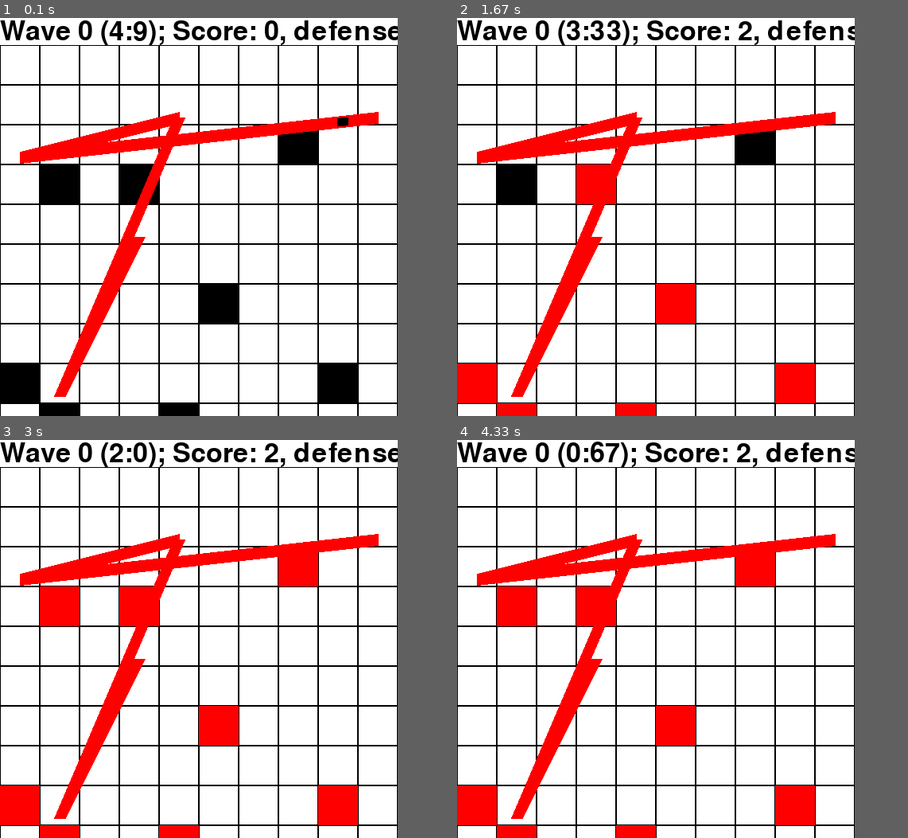
Above: before the commit, frames 1-4 (two rows, left to right).
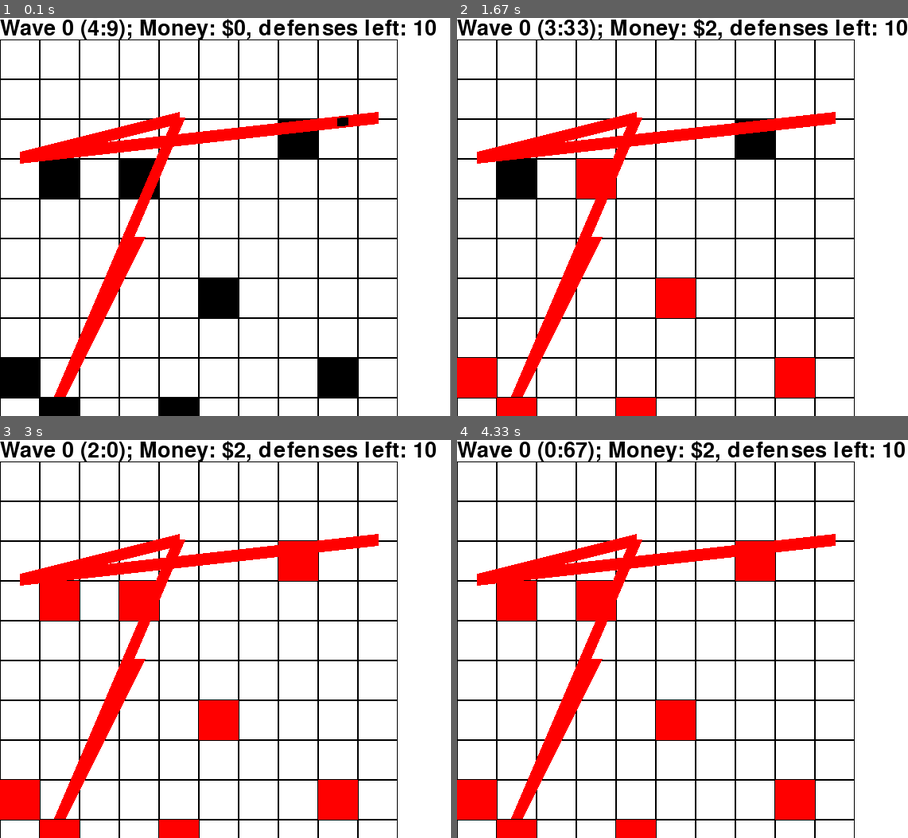
Above: after the commit, the same moments.

Repository: sillypantscoder/pygametowerdefense
Game: pygame game, started from main.py
The game is run twice, just before and just after one commit, with the same random seed, the same clock (stepped at 60 frames per second) and the same inputs.
Inputs (mouse positions are in pixels of both pictures, inside the frame that each line leads up to):
- Up to frame 1 (0.1 s): no input
- Up to frame 2 (1.67 s): click (682, 217) at 0.38 s
- Up to frame 3 (3 s): no input
- Up to frame 4 (4.33 s): no input
In our replay, in frame 1 the window is 500x500 before the commit and 566x500 after it. These sizes can differ from the game's own. Grey fills any space a smaller window leaves; there, only what the larger window draws over its background counts as a difference.

The runs differ from the first frame. In frame 1, 9.2% of the frame differs, in the area x 0-97%, y 0-97%; in frame 2, 9.5%; in frame 3, 9.5%; in frame 4, 9.5%, in the area x 0-100%, y 0-97%.

Commit message:
Add money

Diff:
--- a/main.py
+++ b/main.py
@@ -15,7 +15,7 @@
 
 BOARD = [[random.choice([0, 0, 0, 0, 0, 0, 0, 0, 0, 0, 0, random.randint(1, 99)]) for y in range(10)] for x in range(10)]
 ROUTE = [[random.randint(0, 10), random.randint(0, 10)] for x in range(5)]
-FONT = pygame.font.SysFont(pygame.font.get_default_font(), 50)
+FONT = pygame.font.SysFont(pygame.font.get_default_font(), 40)
 FONTHEIGHT = FONT.render("0", True, BLACK).get_height()
 
 def routecopy(r: "list[list[int]]" = ROUTE) -> "list[list[int]]":
@@ -69,6 +69,9 @@
 
 class Enemy(Entity):
 	speed = 0.03
+	def despawn(self):
+		global money
+		money += 1
 
 entities = []
 entities.append(Enemy())
@@ -79,7 +82,7 @@
 wave_lvl = 0
 wave_time = 60 * 5
 defense = 10
-score = 0
+money = 0
 
 c = pygame.time.Clock()
 running = True
@@ -90,6 +93,13 @@
 		elif event.type == pygame.VIDEORESIZE:
 			SCREENSIZE = [*event.dict["size"]]
 			screen = pygame.display.set_mode(SCREENSIZE, pygame.RESIZABLE)
+		elif event.type == pygame.MOUSEBUTTONDOWN:
+			pos = pygame.mouse.get_pos()
+			x = math.floor(pos[0] / CELLSIZE)
+			y = math.floor(pos[1] / CELLSIZE)
+			if money >= 3:
+				BOARD[x][y] = 99
+				money -= 3
 	# Drawing
 	screen.fill(WHITE)
 	# Board
@@ -111,7 +121,6 @@
 					if dist((x, y), e.pos) < 2:
 						pygame.draw.line(board, RED, cellnos_to_pixels(x, y), cellnos_to_pixels(*e.pos))
 						e.die()
-						score += 1
 						BOARD[x][y] = 99
 			elif BOARD[x][y] < 100:
 				pygame.draw.rect(board, BLACK, cellrect)
@@ -136,11 +145,29 @@
 		wave_time = 60 * 10
 		wave_lvl += 1
 	# Text
-	t = FONT.render(f"Wave {wave_lvl} ({str(round(wave_time / 60, ndigits=2)).replace('.', ':')}); Score: {score}, defenses left: {defense}", True, BLACK)
+	t = FONT.render(f"Wave {wave_lvl} ({str(round(wave_time / 60, ndigits=2)).replace('.', ':')}); Money: ${money}, defenses left: {defense}", True, BLACK)
 	screen.blit(t, (0, 0))
+	if SCREENSIZE[0] < t.get_width():
+		SCREENSIZE[0] = t.get_width()
+		screen = pygame.display.set_mode(SCREENSIZE, pygame.RESIZABLE)
 	if defense <= 0:
 		running = False
 	#pygame.draw.line(screen, BLACK, [cellno_to_pixel(e.prevpos[0]), cellno_to_pixel(e.prevpos[1])], [cellno_to_pixel(e.route[0][0]), cellno_to_pixel(e.route[0][1])], 1)
 	# Flip
 	pygame.display.flip()
 	c.tick(60)
+
+running = True
+t = FONT.render(f"You survived until wave {wave_lvl} and you had ${money}", True, BLACK)
+SCREENSIZE = [t.get_width(), t.get_height()]
+screen = pygame.display.set_mode(SCREENSIZE, pygame.RESIZABLE)
+while running:
+	for event in pygame.event.get():
+		if event.type == pygame.QUIT:
+			running = False
+		elif event.type == pygame.MOUSEBUTTONDOWN:
+			running = False
+	screen.fill(WHITE)
+	screen.blit(t, (0, 0))
+	pygame.display.flip()
+	c.tick(60)
